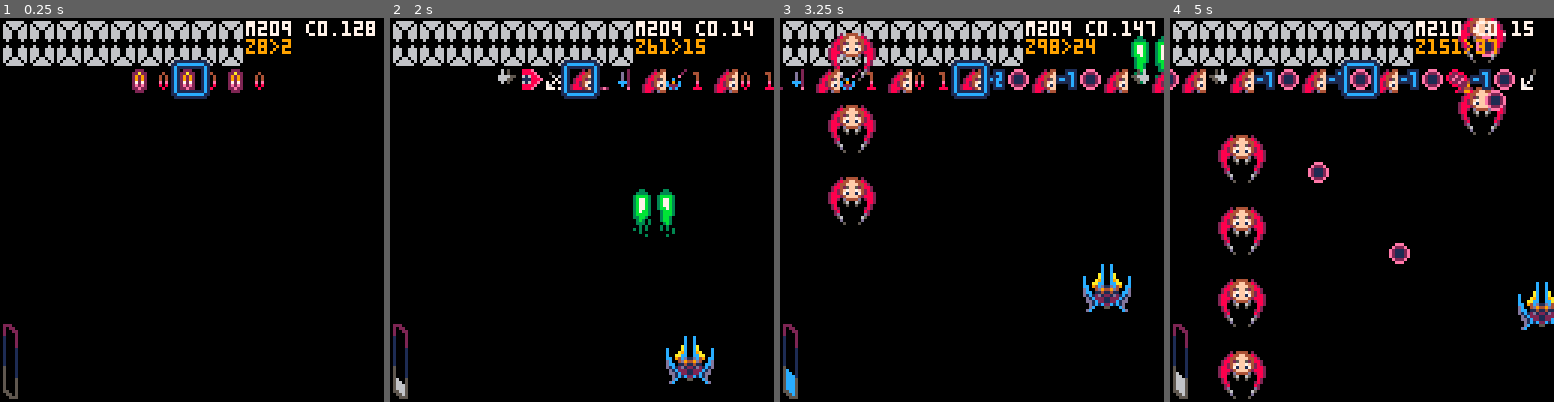
Above: before the commit, frames 1-4 (left to right).
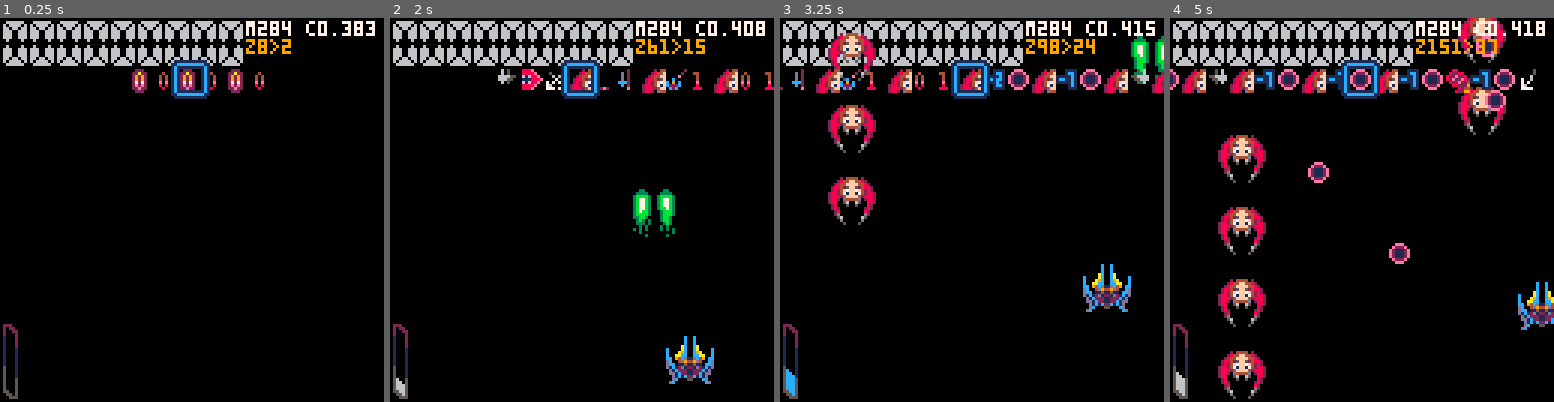
Above: after the commit, the same moments.

Repository: moechofe/pico8-mademoiselle-danmaku
Game: PICO-8 cartridge md.p8
Same seed, same stepped clock (60 frames per second), same inputs: the game is played once before the commit and once after it.
Inputs:
- Up to frame 1 (0.25 s): no input
- Up to frame 2 (2 s): tap X (X key) at 0.33, 1.07, 1.85 s; tap O (Z key) at 0.7, 1.7 s; hold Right from 1.6 s (still down)
- Up to frame 3 (3.25 s): release Right at 2.1 s; tap O (Z key) at 2.1, 2.5, 2.9 s; hold Up 2.15-2.42 s; hold Right 2.47-3.03 s; tap X (X key) at 2.97 s; hold Left from 3.08 s (still down)
- Up to frame 4 (5 s): tap O (Z key) every 0.4 s from 3.3 to 4.9 s; release Left at 3.58 s; hold Down 3.63-3.97 s; hold Right 4.02-4.68 s; tap X (X key) at 4.08 s; hold Up from 4.73 s (still down)

The runs differ from the first frame. In frame 1, less than 0.1% of the frame differs, in the area x 71-97%, y 0-4%; in frame 2, 0.2%; in frame 3, 0.2%; in frame 4, 0.3%, in the area x 70-98%, y 0-5%.

Commit message:
add more boss pattern

Diff:
--- a/md.p8
+++ b/md.p8
@@ -137,7 +137,7 @@
 -- !d= show vessel colision
 
 bs={} -- bullets
-bs.g,bs.l=1,128
+bs.g,bs.l=1,512
 qs={} -- shapes
 qs.g,qs.l=1,16
 ps={} -- patterns
@@ -478,7 +478,7 @@
    bo.a=true
   --developer markers
   elseif t==24 then
-   for ii=1,100 do
+   for ii=1,1000 do
     local xx,yy=(le.a+ii)%128,(le.a+ii)/128
     if mget(xx,yy)==25 then
      le.a=flr(le.a+ii)
@@ -865,10 +865,11 @@
 end
 
 function dead()
- ve.a,ve.b,ve.l=false,false,false
- effect(ve.x,ve.y,die,0)
- ve.x,ve.y=0,140
- anim=arrive(110)
+ return false
+ --ve.a,ve.b,ve.l=false,false,false
+ --effect(ve.x,ve.y,die,0)
+ --ve.x,ve.y=0,140
+ --anim=arrive(110)
 end
 
 -- ============================
@@ -1717,8 +1718,8 @@
 60706070607000000000000029092f831f22833171837071830b01830a01832a830a01830a01830a01810a010500002b082f811c3b092f0078836175837221830d0707040c06060b06060a06060d2e09090c05050b05050a050500082f1f73617072313a82003982003a82003982003a820039823f0f0e0d0c0b0a0100000000
 2a072f801c213c3c73607362780a070100082f29820a062f717974311f022e090000000000000000000000000000002a08083e05821f71798272310b82020b020a02002b062f09801c3c3c3c76730a07070708627022047376740100000000000000000000000a092d0909000000000000000000006070607060702f00787774
 00290906821c31820b070607820b0706070a0706070c070505010b070505010a07050501000000002907062f911c3c21737362700a04002f092b05833906832b05833906832b05833906830000000000293e0909311f7178607200930a03930a03930a03930a0300000000000000000000000000000000000000000000000000
-006070607060707f00090000000000000000080000000000071808285e39004f4f384e1f607279617321390a010b0100003a0000001c6174703b60710f02000000384e093b4f4f195e073a4e211e5a60757366703f0a0b0300000000000000001a00000000000000000000000000000000000000000000000000000000000000
-000000000000007f00090000000000000000000000000000000031001f717369790c01000000000000000000000000000000000000000000000000000000000000000000000000000000000000000000000000000000000000000000000000000000000000000000000000000000000000000000000000000000000000000000
+006070607060707f00090000000000000000080000000000071808285e39004f4f384e1f607279617321390a010b0100003a0000001c6174703b60710f02000000384e093b4f4f4f5e073a4e211e5a60757369703f0a0b030000211c63727160720e010000000000000e01000e01000000003b000e01000e010000000000000e
+01000000000e01000e010000000000000e01000e010000000000000e01000e01000000384e00284f4f4f5e004e000000211e60777264793c3c0e01000000000000311f5a60717860733f0c0d03000000004e093b380039003a0039285e194f4f4f4f4e211c3d3d3d3d61717365700e04000000211f60717367703c0f01000000
 0000000000000000000000000000000000000000000000000000000000000000000000000000000000000000000000000000000000000000000000000000000000000000000000006f00000000000000000000000000000000000000000000000000000000000000000000000000000000000000000000000000000000000000
 0000000000000000000000000000000000000000000000000000000000000000000000000000000000000000000000000000000000000000000000000000000000000000000000000000000000000000000000000000000000000000000000000000000000000000000000000000000000000000000000000000000000000000
 0000000000000000000000000000000000000000000000000000000000000000000000000000000000000000000000000000000000000000000000000000000000000000000000000000000000000000000000000000000000000000000000000000000000000000000000000000000000000000000000000000000000000000
